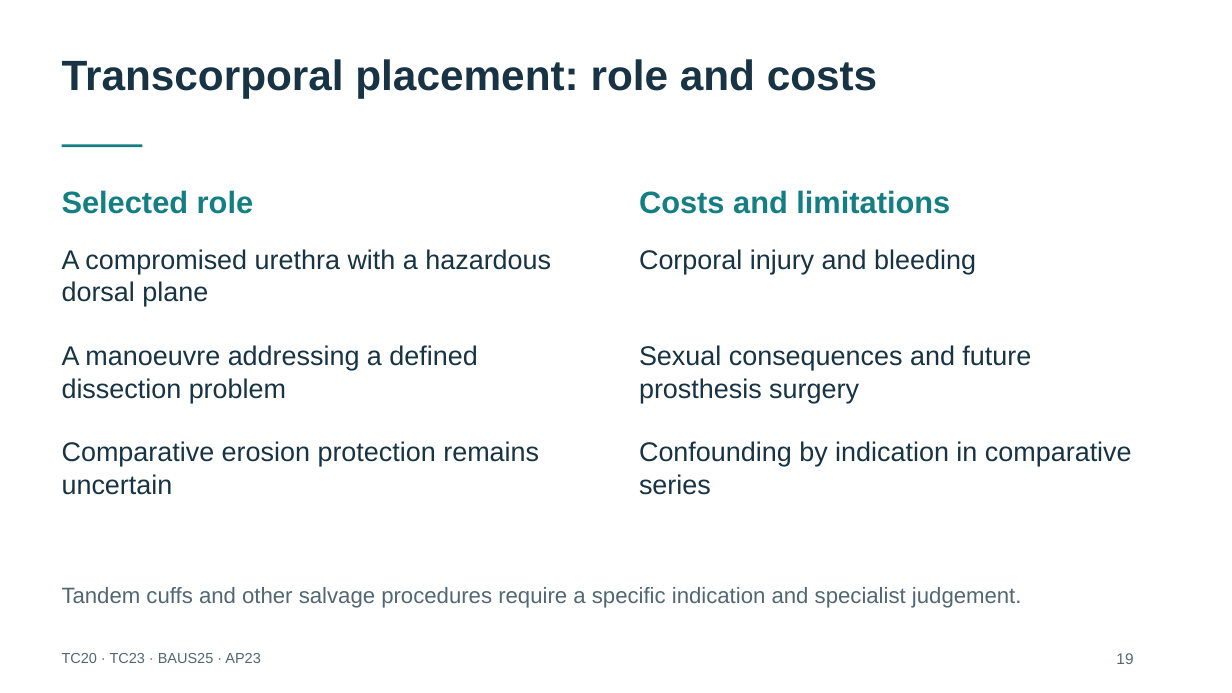
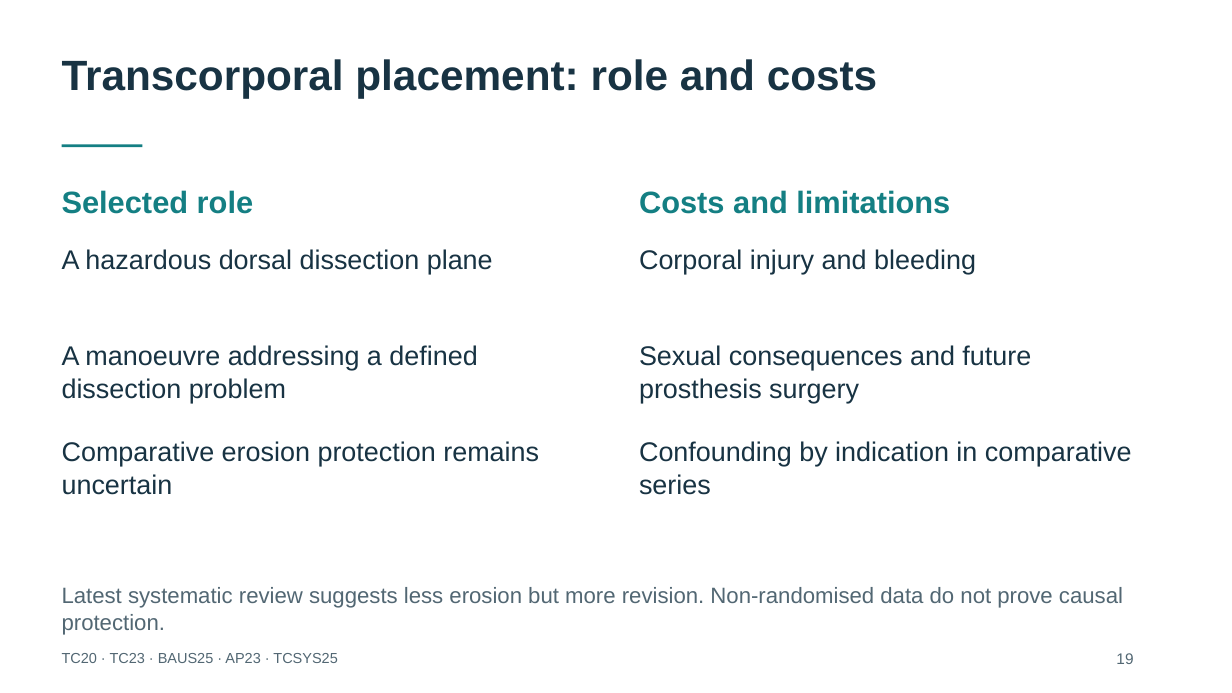
Before and after one commit to nityjr-ctrl/aus-presentation, a slide deck: slide 20 of presentation/AUS-teaching-deck.pptx. Drawn at 1232x693 pixels with LibreOffice and Linux fonts; fonts in the diff are those of the drawing. Boxes give left, top, right and bottom in pixels: in the first picture for what was removed or moved away, otherwise in the second. Text is boxed around its words. In the diff, an @@ line names an element or a change of style, - is before the commit and + after.

```diff
--- a/presentation/AUS-teaching-deck.pptx
+++ b/presentation/AUS-teaching-deck.pptx
@@ text at bbox=[62, 249, 493, 274]: text changed @@
-A compromised urethra with a hazardous dorsal plane
+A hazardous dorsal dissection plane
@@ text at bbox=[62, 587, 1123, 635]: text changed @@
-Tandem cuffs and other salvage procedures require a specific indication and specialist judgement.
+Latest systematic review suggests less erosion but more revision. Non-randomised data do not prove causal protection.
@@ text at bbox=[62, 653, 337, 663]: text changed @@
-TC20 · TC23 · BAUS25 · AP23
+TC20 · TC23 · BAUS25 · AP23 · TCSYS25
```
Also in this commit, not shown: 27 other slides changed, 3 slides added, 12 other files.
